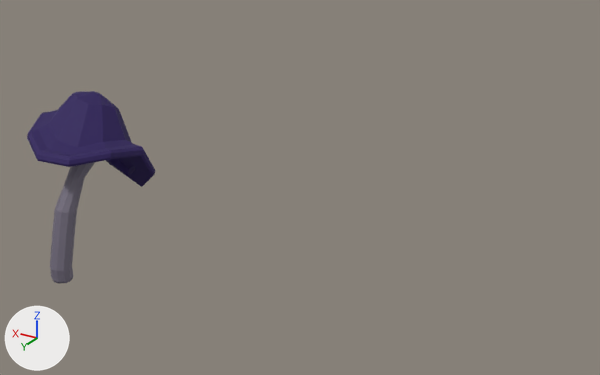
The FBX model Assets/Models/Pilz2.fbx as it was, and as the next commit left it.
Both versions are drawn from a camera (50 mm lens) standing at (12.3, 71.5, 47.3) and looking at (59.2, -6.8, 8.1). Every picture has the same lights, and +X, +Y and +Z are marked at lower left. Vertices at the same position are counted once.

In view in the first picture: 'Stiel2.002'.
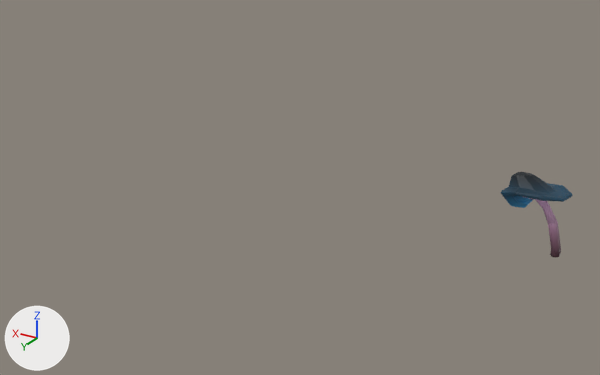
The change, as JSON lines over the scene's bpy script:
```json
{"op": "add", "block": "img_pp_color_palette_png", "code": ["img_pp_color_palette_png = load_image('PP_Color_Palette.png', 'Pure Poly/Free Low Poly Nature Pack/Textures/PP_Color_Palette.png', 256, 256, 'sRGB')"]}
{"op": "add", "block": "mat_color", "code": ["mat_color = principled_material('Color')", "mat_color.texture = img_pp_color_palette_png"]}
{"block": "me_cylinder_011", "where": "# used by ob_stiel2_002; location = (80.92, 11.76, -0.62); rotation_euler = (0.0, 0.0, -1.535), in degrees (0, 0, -88); scale = (1.19, 1.33, 0.715)"}
{"op": "remove", "block": "me_cylinder_011", "code": "me_cylinder_011.from_pydata(...)  # 200 vertices, 184 faces; spans x -1.0..10.9, y -5.1..6.4, z -1.4..26.4"}
{"op": "remove", "block": "me_cylinder_011", "code": "me_cylinder_011.materials.append(mat_material_006)  # grey #726b7c"}
{"op": "remove", "block": "me_cylinder_011", "code": "me_cylinder_011.materials.append(mat_material_007)  # picture img_lila2_png"}
{"op": "add", "block": "me_cylinder_011", "code": "me_cylinder_011.from_pydata(...)  # 198 vertices, 180 faces; spans x -299.0..295.7, y -4109.4..2682.8, z -309.1..306.8"}
{"block": "me_cylinder_011", "change": "me_cylinder_011 part 1: the loose piece of 110 vertices spanning x -0.6..10.9, y -5.1..6.4, z 9.8..26.4 is multiplied about its middle by the matrix ((39.226, 2.78, -16.706), (197.706, 30.469, 169.295), (4.211, -53.723, 1.003)), then moved by (-42.9, 405.1, -28.0), in mat_color (picture img_pp_color_palette_png)"}
{"block": "me_cylinder_011", "change": "me_cylinder_011 part 2: a new loose piece of 88 vertices spanning x -128.6..119.6, y -4109.4..968.7, z -131.6..190.4, in mat_color (picture img_pp_color_palette_png)"}
{"block": "me_cylinder_011", "change": "me_cylinder_011 part 3: the loose piece of 90 vertices spanning x -1.0..8.6, y -3.0..3.0, z -1.4..20.9 is deleted"}
{"op": "add", "block": "me_cylinder_011", "code": "me_cylinder_011.materials.append(mat_color)  # picture img_pp_color_palette_png"}
{"op": "set", "path": "ob_stiel2_002.location", "old": "(80.92, 11.76, -0.62)", "new": "(34.68, -21.5, 6.05)"}
{"op": "set", "path": "ob_stiel2_002.rotation_euler", "old": "(0.0, 0.0, -1.535)", "new": "(1.528, 0.615, -0.233)", "note": "degrees (0, 0, -88) -> degrees (88, 35, -13)"}
{"op": "set", "path": "ob_stiel2_002.scale", "old": "(1.19, 1.33, 0.715)", "new": "(0.012, 0.00167, 0.012)"}
```

Changed parts and their boxes (x1, y1, x2, y2) in the pictures (600 x 375 px; the box of a moved part takes in the faces that stretch with it):
```json
{"object": "Stiel2.002", "change": "reshaped, moved, turned, rescaled", "before": [27, 91, 155, 284], "after": [501, 172, 573, 258]}
{"part": 1, "of": "me_cylinder_011", "change": "moved or reshaped", "before": [27, 91, 155, 187], "after": [501, 172, 573, 208]}
{"part": 2, "of": "me_cylinder_011", "change": "added", "after": [525, 197, 561, 258], "on screen": "purple"}
{"part": 3, "of": "me_cylinder_011", "change": "deleted", "before": [50, 162, 95, 284]}
```
